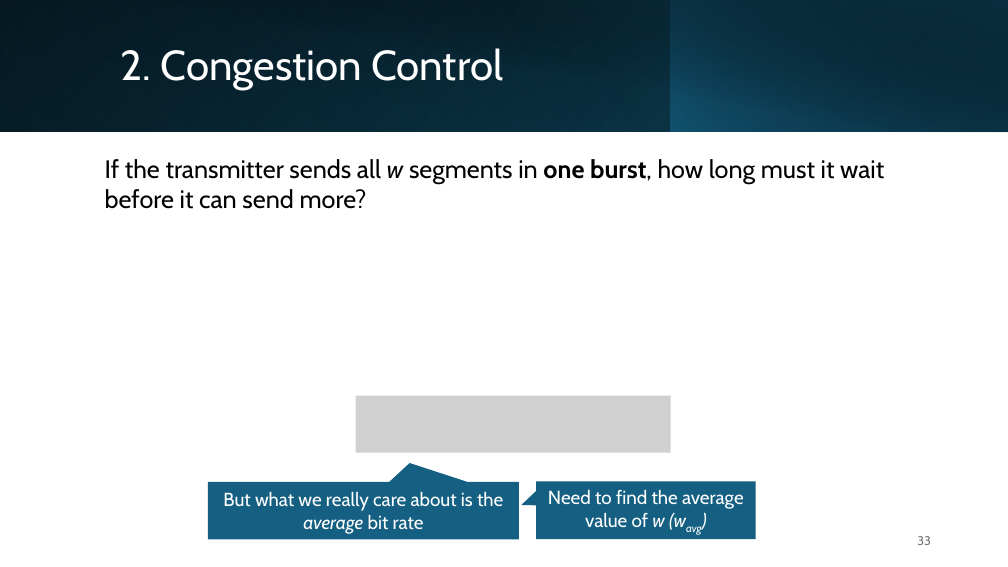
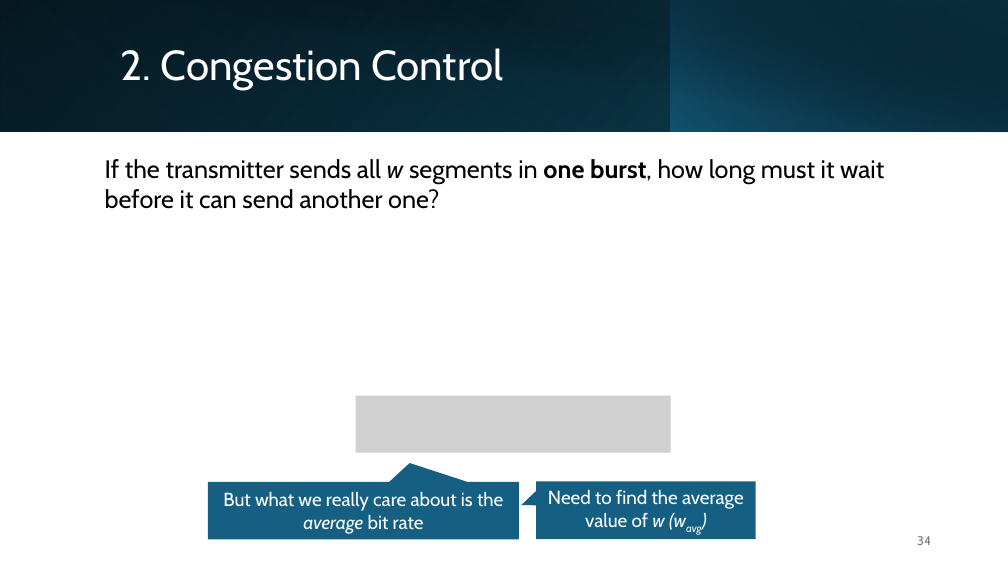
Before and after one commit to michaelgalle/ComputerNetworks, a slide deck: slide 34 of Introduction to Networks - TCP congestion - slides.pptx (slide 33 before the commit). Drawn at 1008x567 pixels with LibreOffice and Linux fonts; fonts in the diff are those of the drawing; grey boxes stand for pictures. Boxes give left, top, right and bottom in pixels: in the first picture for what was removed or moved away, otherwise in the second. Text is boxed around its words. In the diff, an @@ line names an element or a change of style, - is before the commit and + after.

```diff
--- a/Introduction to Networks - TCP congestion - slides.pptx
+++ b/Introduction to Networks - TCP congestion - slides.pptx
@@ text at (x1=105, y1=159, x2=884, y2=209): text changed @@
-If the transmitter sends all w segments in one burst, how long must it wait before it can send more?
+If the transmitter sends all w segments in one burst, how long must it wait before it can send another one?
@@ page number at (x1=917, y1=536, x2=931, y2=545): text changed @@
-33
+34
```
Also in this commit, not shown: 15 other slides changed, 1 slide added, 1 other file.
